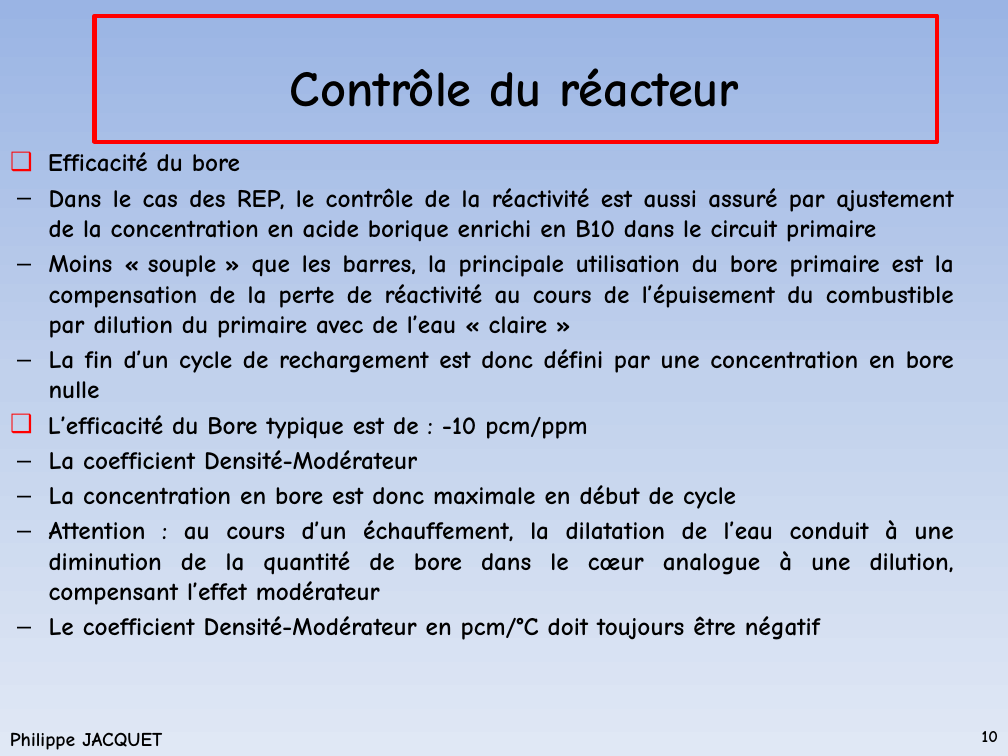
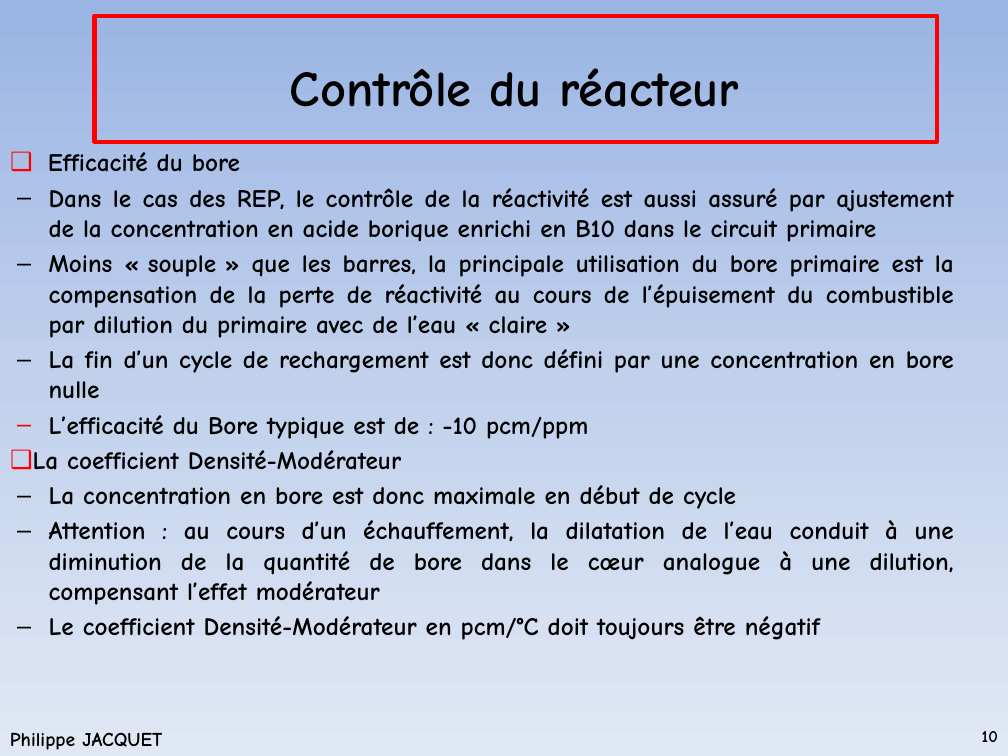
Before and after one commit to phjacquet/physor-smr-cnam, a slide deck: slide 10 of Cours2.pptx. Drawn at 1008x756 pixels with LibreOffice and Linux fonts; fonts in the diff are those of the drawing; background and template pictures are left out. Boxes give left, top, right and bottom in pixels: in the first picture for what was removed or moved away, otherwise in the second. Text is boxed around its words. In the diff, an @@ line names an element or a change of style, - is before the commit and + after.

```diff
--- a/Cours2.pptx
+++ b/Cours2.pptx
@@ text at [33, 415, 588, 470]: bullet ❑ to –; bullet – to ❑; list level 2 to 1 in "La coefficient Densité-Modérateur" @@
```
Also in this commit, not shown: 10 other files.
